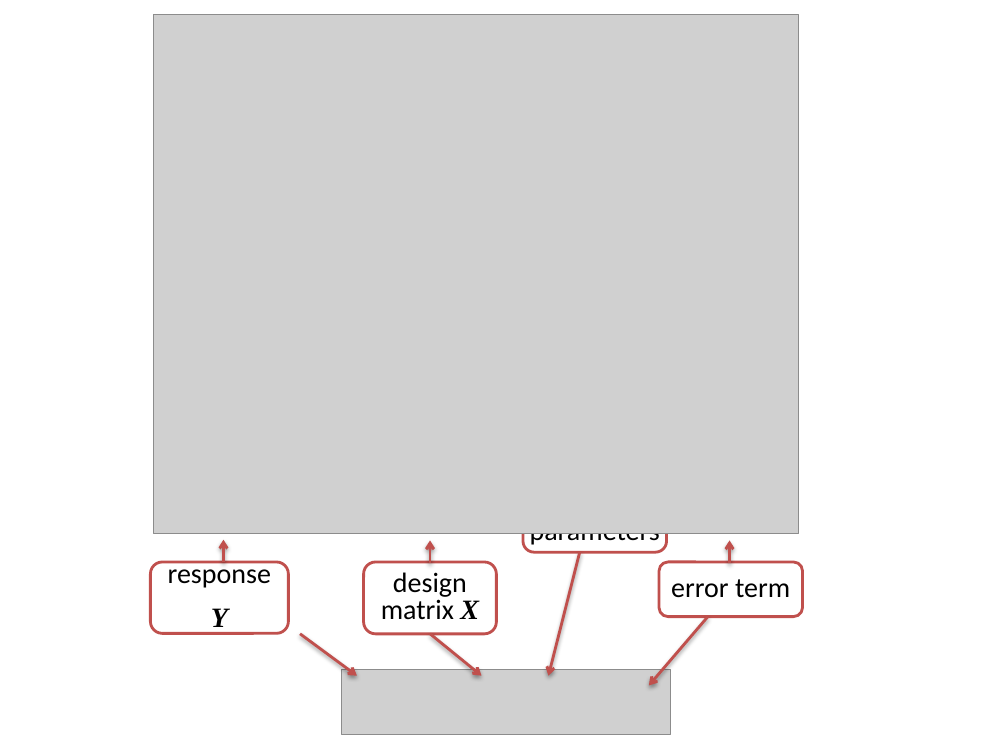
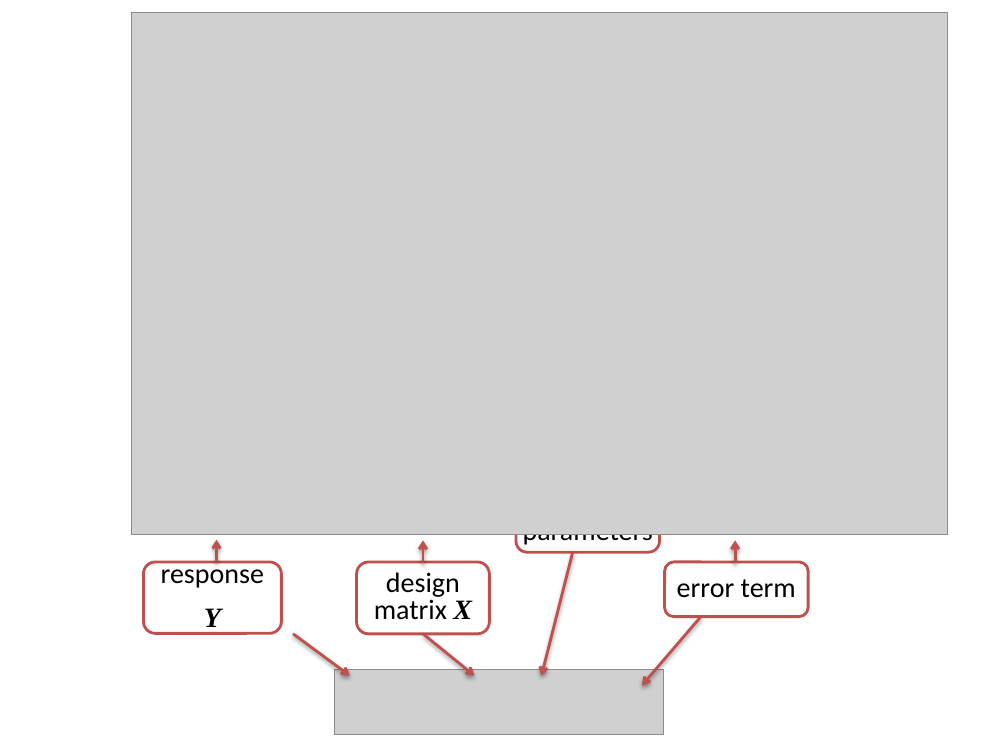
Before and after one commit to gcohenfr/STAT540_RMarkdown_Slides, a slide deck: slide 2 of pics.pptx (slide 1 before the commit). Drawn at 1008x756 pixels with LibreOffice and Linux fonts; fonts in the diff are those of the drawing; grey boxes stand for pictures. Boxes give left, top, right and bottom in pixels: in the first picture for what was removed or moved away, otherwise in the second. Text is boxed around its words. In the diff, an @@ line names an element or a change of style, - is before the commit and + after.

```diff
--- a/pics.pptx
+++ b/pics.pptx
@@ picture: place and size @@
-picture at (153,15,798,534)
+picture at (131,12,948,535)
@@ 6 arrows, 3 rounded rectangles, 1 picture: place and size @@
-6 arrows, 3 rounded rectangles, 1 picture at (150,486,708,735)
+6 arrows, 3 rounded rectangles, 1 picture at (143,486,701,735)
@@ rounded rectangle "error term": place and size @@
-rounded rectangle "error term" at (659,562,802,617)
+rounded rectangle "error term" at (664,562,807,617)
@@ arrow moved from (730, 563) - (730, 540) to (735, 563) - (735, 540) @@
```
Also in this commit, not shown: 1 slide added, 27 other files.
